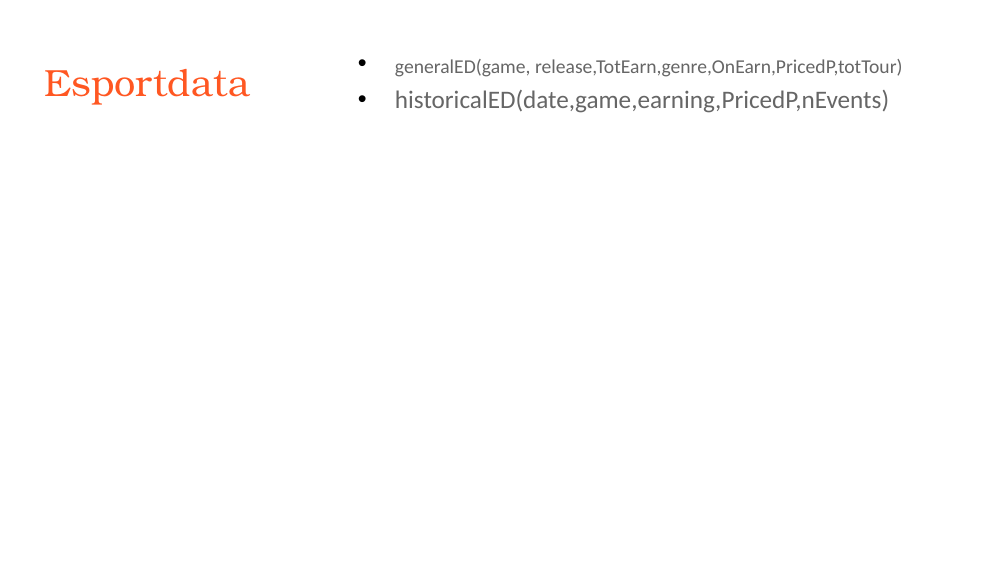
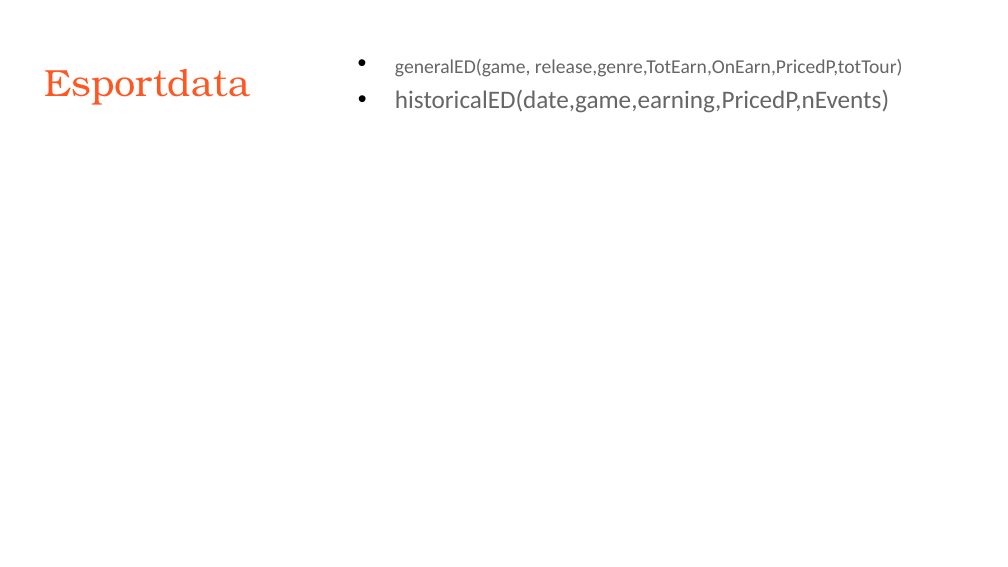
Before and after one commit to 1655653/LSDM, a slide deck: slide 31 of proposals/presentation.pptx. Drawn at 1008x567 pixels with LibreOffice and Linux fonts; fonts in the diff are those of the drawing; grey boxes stand for pictures. Boxes give left, top, right and bottom in pixels: in the first picture for what was removed or moved away, otherwise in the second. Text is boxed around its words. In the diff, an @@ line names an element or a change of style, - is before the commit and + after.

```diff
--- a/proposals/presentation.pptx
+++ b/proposals/presentation.pptx
@@ text at bbox=[395, 59, 903, 77]: text changed @@
-• generalED(game, release,TotEarn,genre,OnEarn,PricedP,totTour)
+• generalED(game, release,genre,TotEarn,OnEarn,PricedP,totTour)
```
Also in this commit, not shown: 4 other files.
